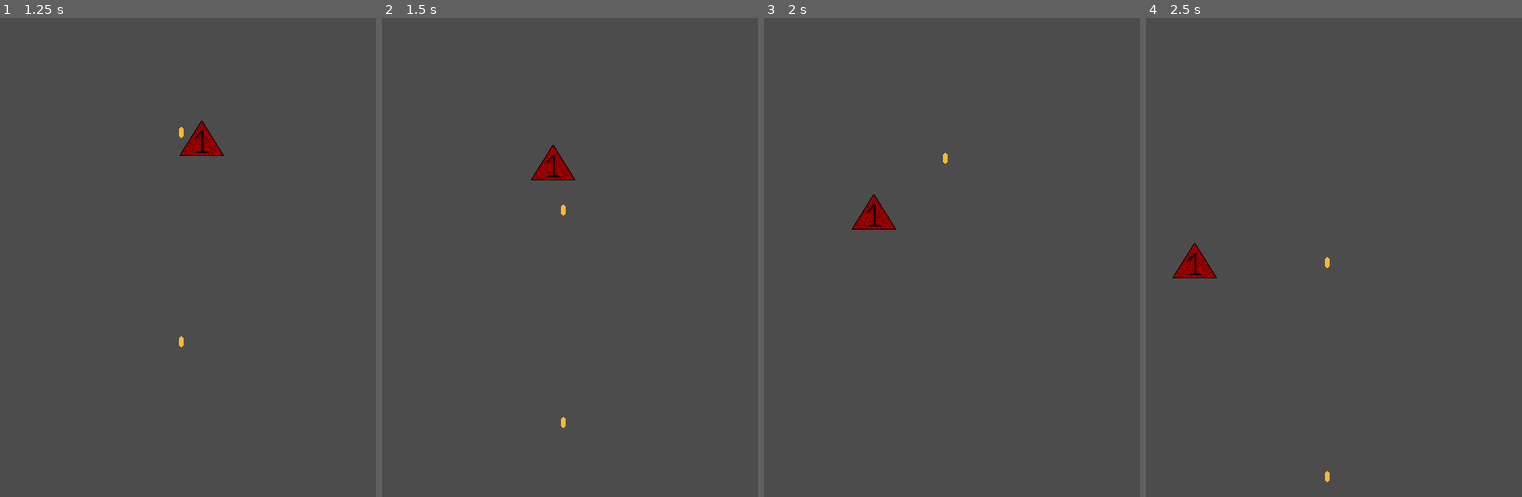
Above: before the commit, frames 1-4 (left to right).
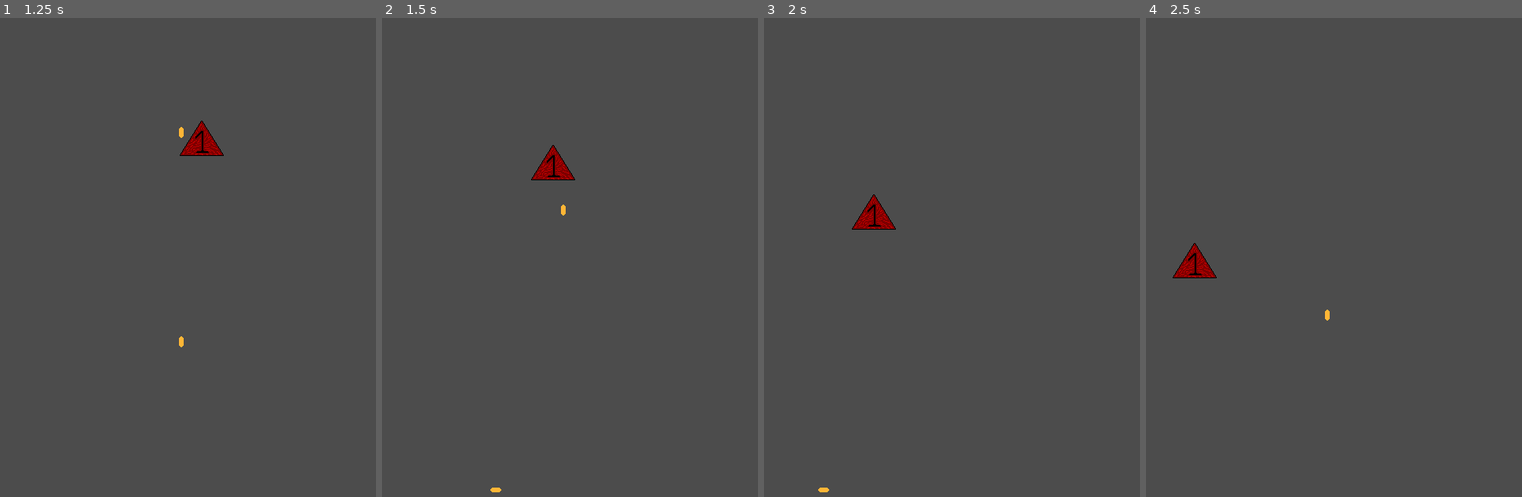
Above: after the commit, the same moments.

Repository: VilaIsabelaStudios/Rogue
Game: Godot game, scene res://src/Scenes/World/Highway.tscn
The game is run twice, just before and just after one commit, with the same random seed, the same clock (stepped at 60 frames per second) and the same inputs.
Inputs:
- Up to frame 1 (1.25 s): hold Right (FireRight, bound only after the commit) from 0.53 s (still down); hold Up (Fire, bound only before the commit) from 0.53 s (still down)
- Up to frame 2 (1.5 s): release Right (FireRight, bound only after the commit) at 1.28 s; release Up (Fire, bound only before the commit) at 1.28 s; hold Left (FireLeft, bound only after the commit) from 1.28 s (still down); tap Up (Fire, bound only before the commit) at 1.35 s
- Up to frame 3 (2 s): keep holding Left (FireLeft, bound only after the commit)
- Up to frame 4 (2.5 s): release Left (FireLeft, bound only after the commit) at 2.03 s; hold Right (FireRight, bound only after the commit) from 2.03 s (still down); hold Up (Fire, bound only before the commit) from 2.03 s (still down)

Frame 1 is identical in both runs. In frame 2, less than 0.1% of the frame differs, in the area x 28-49%, y 83-100%; in frame 3, less than 0.1%; in frame 4, less than 0.1%, in the area x 47-49%, y 49-97%.

Commit message:
Commit Do Caio 11/09

Diff:
--- a/project.godot
+++ b/project.godot
@@ -25,12 +25,20 @@
 
 [input]
 
-Fire={
+FireUp={
 "deadzone": 0.5,
 "events": [ Object(InputEventKey,"resource_local_to_scene":false,"resource_name":"","device":0,"alt":false,"shift":false,"control":false,"meta":false,"command":false,"pressed":false,"scancode":16777232,"physical_scancode":0,"unicode":0,"echo":false,"script":null)
-, Object(InputEventKey,"resource_local_to_scene":false,"resource_name":"","device":0,"alt":false,"shift":false,"control":false,"meta":false,"command":false,"pressed":false,"scancode":16777233,"physical_scancode":0,"unicode":0,"echo":false,"script":null)
-, Object(InputEventKey,"resource_local_to_scene":false,"resource_name":"","device":0,"alt":false,"shift":false,"control":false,"meta":false,"command":false,"pressed":false,"scancode":16777231,"physical_scancode":0,"unicode":0,"echo":false,"script":null)
 , Object(InputEventKey,"resource_local_to_scene":false,"resource_name":"","device":0,"alt":false,"shift":false,"control":false,"meta":false,"command":false,"pressed":false,"scancode":32,"physical_scancode":0,"unicode":0,"echo":false,"script":null)
+ ]
+}
+FireLeft={
+"deadzone": 0.5,
+"events": [ Object(InputEventKey,"resource_local_to_scene":false,"resource_name":"","device":0,"alt":false,"shift":false,"control":false,"meta":false,"command":false,"pressed":false,"scancode":16777231,"physical_scancode":0,"unicode":0,"echo":false,"script":null)
+ ]
+}
+FireRight={
+"deadzone": 0.5,
+"events": [ Object(InputEventKey,"resource_local_to_scene":false,"resource_name":"","device":0,"alt":false,"shift":false,"control":false,"meta":false,"command":false,"pressed":false,"scancode":16777233,"physical_scancode":0,"unicode":0,"echo":false,"script":null)
  ]
 }
 
--- a/src/Scripts/PlayerShoot/Shot.gd
+++ b/src/Scripts/PlayerShoot/Shot.gd
@@ -7,7 +7,7 @@
 var can_fire = true
 
 func _process(_delta):
-	if Input.is_action_pressed("Fire") and can_fire:
+	if Input.is_action_pressed("FireUp") and can_fire:
 		var bullet_instance = bullet.instance()
 		bullet_instance.position = $ShootPoint.get_global_position()
 		bullet_instance.apply_impulse(Vector2(),Vector2(0,-bullet_speed))
@@ -15,3 +15,21 @@
 		can_fire = false
 		yield(get_tree().create_timer(fire_rate),"timeout")
 		can_fire = true
+	elif Input.is_action_pressed("FireLeft") and can_fire:
+		var bullet_instance = bullet.instance()
+		bullet_instance.position = $ShootPoint.get_global_position()
+		bullet_instance.rotation_degrees = -90
+		bullet_instance.apply_impulse(Vector2(),Vector2(-bullet_speed,0))
+		get_tree().get_root().add_child(bullet_instance)
+		can_fire = false
+		yield(get_tree().create_timer(fire_rate),"timeout")
+		can_fire = true
+	elif Input.is_action_pressed("FireRight") and can_fire:
+		var bullet_instance = bullet.instance()
+		bullet_instance.position = $ShootPoint.get_global_position()
+		bullet_instance.rotation_degrees = 90
+		bullet_instance.apply_impulse(Vector2(),Vector2(bullet_speed,0))
+		get_tree().get_root().add_child(bullet_instance)
+		can_fire = false
+		yield(get_tree().create_timer(fire_rate),"timeout")
+		can_fire = true
